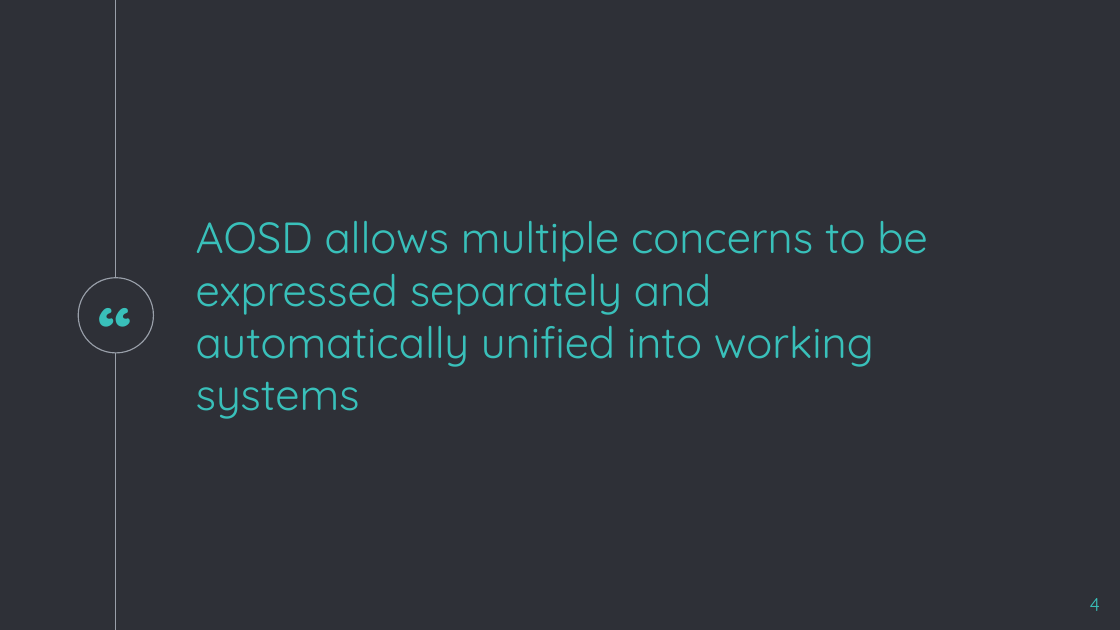
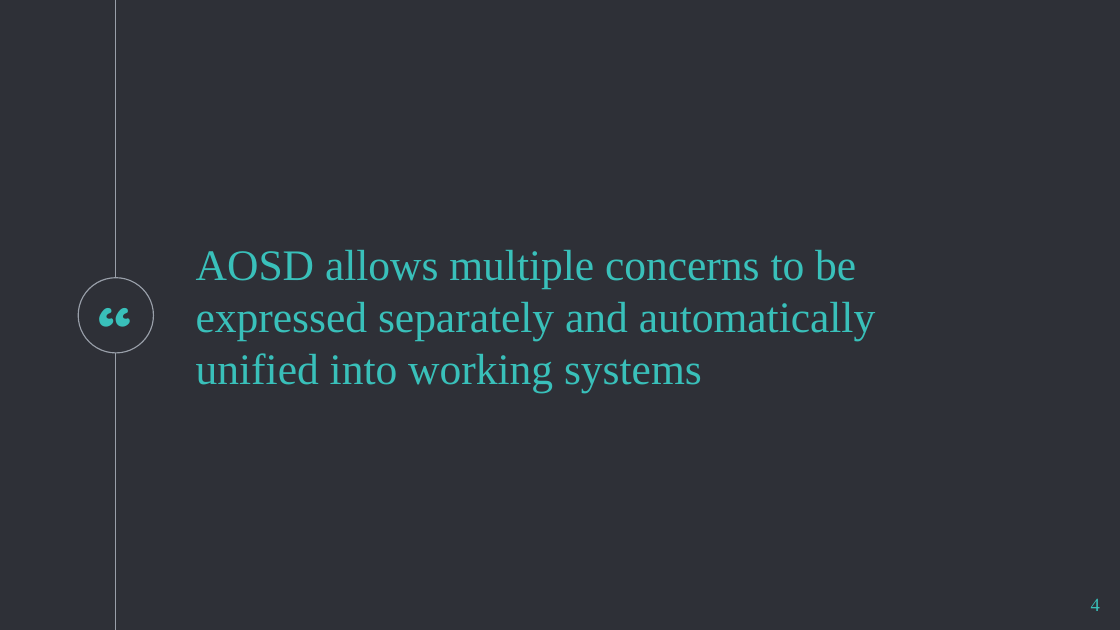
Before and after one commit to amirjani/methodology-confress, a slide deck: slide 4 of Aspect-Oriented-Software-Development.pptx. Drawn at 1120x630 pixels with LibreOffice and Linux fonts; fonts in the diff are those of the drawing. Boxes give left, top, right and bottom in pixels: in the first picture for what was removed or moved away, otherwise in the second. Text is boxed around its words. In the diff, an @@ line names an element or a change of style, - is before the commit and + after.

```diff
--- a/Aspect-Oriented-Software-Development.pptx
+++ b/Aspect-Oriented-Software-Development.pptx
@@ text "AOSD allows multiple concerns to ..." at (x1=196, y1=250, x2=876, y2=393): font Quicksand to Times New Roman @@
@@ page number at (x1=1091, y1=599, x2=1100, y2=611): font Quicksand to Times New Roman @@
```
Also in this commit, not shown: 19 other slides changed, 6 slides added, 1 slide removed, 7 other files.
